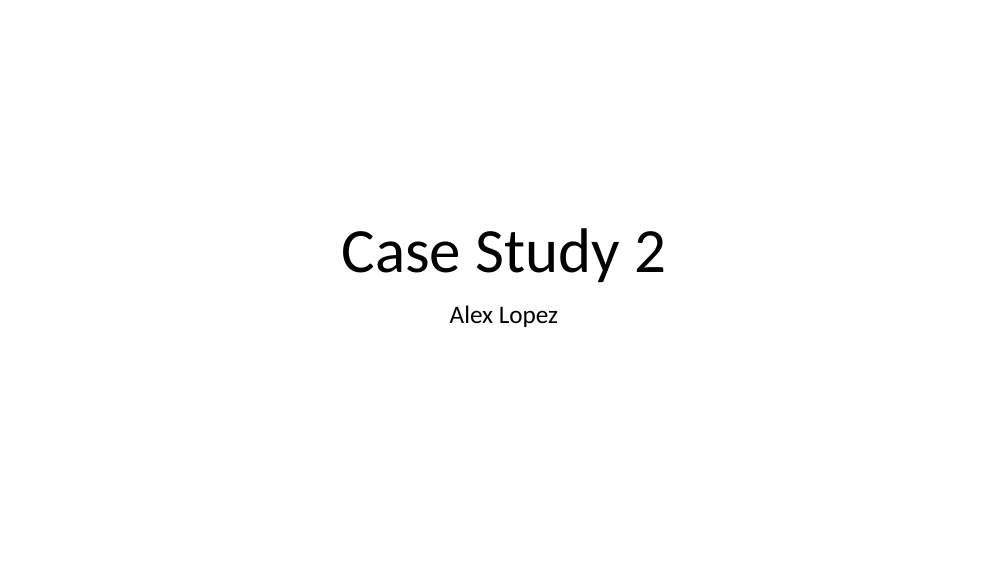
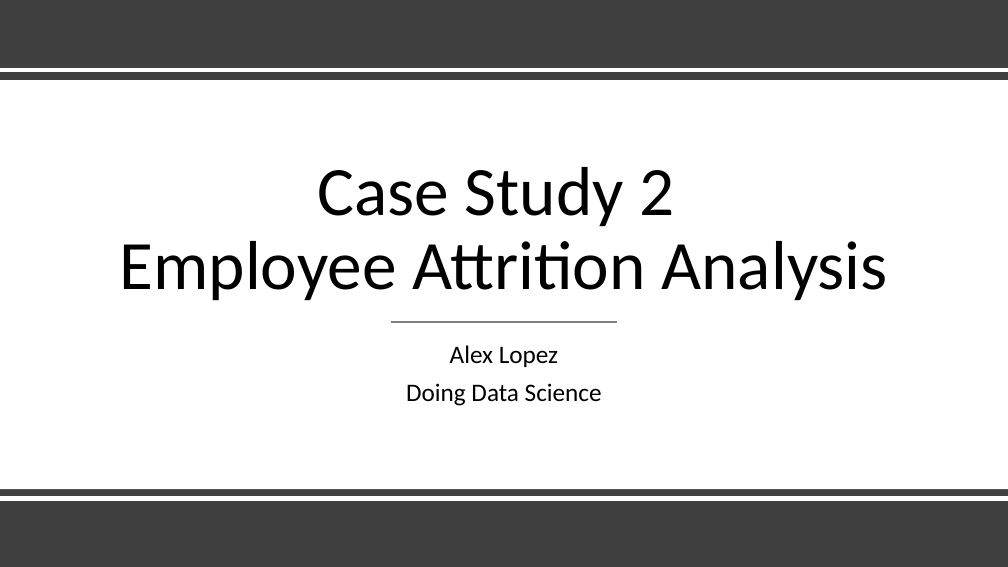
Before and after one commit to alexanderlopez1793/CaseStudy2DDS, a slide deck: slide 1 of Case-Study-2.pptx. Drawn at 1008x567 pixels with LibreOffice and Linux fonts; fonts in the diff are those of the drawing. Boxes give left, top, right and bottom in pixels: in the first picture for what was removed or moved away, otherwise in the second. Text is boxed around its words. In the diff, an @@ line names an element or a change of style, - is before the commit and + after.

```diff
--- a/Case-Study-2.pptx
+++ b/Case-Study-2.pptx
@@ rectangle added at bbox=[0, 0, 1008, 567], fill #404040 @@
@@ line added from (0, 70) to (1008, 70), #FFFFFF 4 pt @@
@@ rectangle added at bbox=[0, 80, 1008, 489], fill #FFFFFF @@
@@ title at bbox=[120, 167, 888, 301]: text changed; size 60 to 66 pt @@
-Case Study 2
+Case Study 2
+Employee Attrition Analysis
@@ line added from (391, 322) to (618, 322), #808080 1.5 pt @@
@@ subtitle "Alex Lopez": place and size @@
-subtitle "Alex Lopez" at bbox=[450, 305, 558, 327]
+subtitle "Alex Lopez" at bbox=[406, 345, 602, 406]
@@ subtitle at bbox=[406, 383, 602, 406]: paragraph added @@
+Doing Data Science
@@ line added from (0, 498) to (1008, 498), #FFFFFF 4 pt @@
```
Also in this commit, not shown: 6 slides added, 2 other files.
